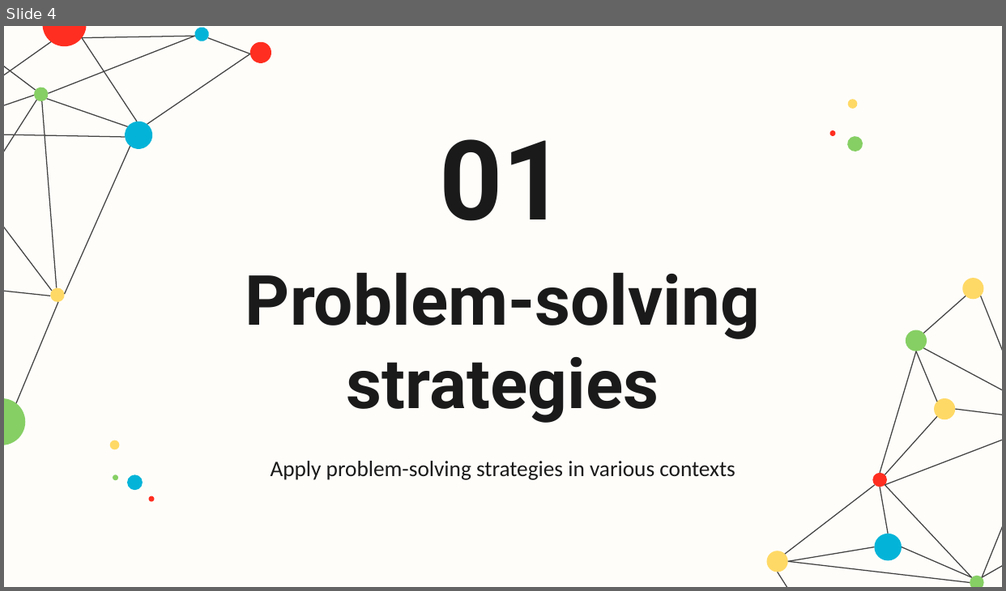
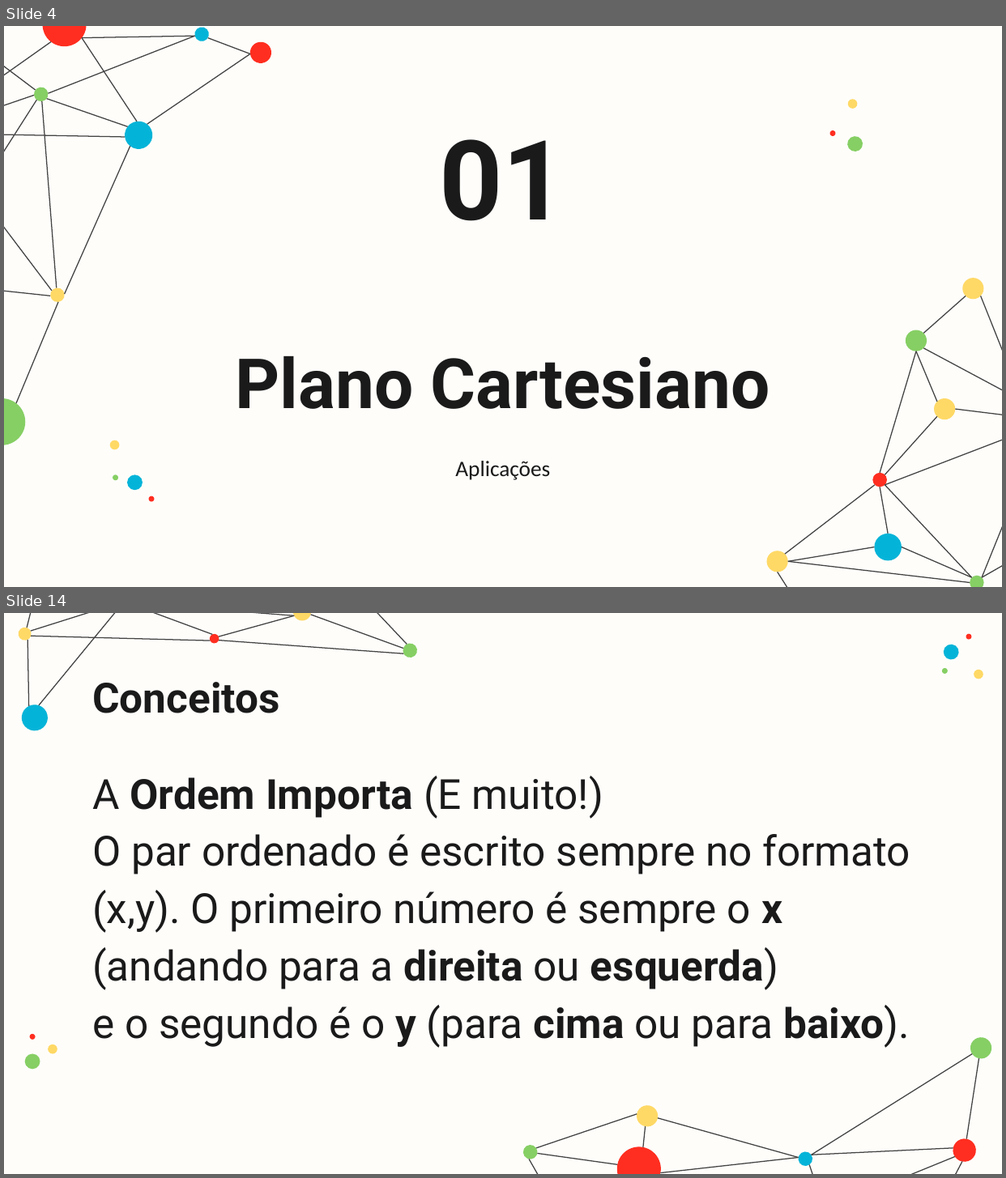
Before and after one commit to danhpaiva/una-teach-mca-202602, a slide deck: slide/teorica/05/05.mc.pptx. Shown one above the other, each under a label of ours: slide 4 before the commit, slides 4 and 14 after it; the slides between them are not shown. The pictures are 1006x591 and 1006x1178 pixels, drawn with LibreOffice and Linux fonts; fonts in the diff are those of the drawing. Boxes give left, top, right and bottom in pixels: in the first picture for what was removed or moved away, otherwise in the second. Text is boxed around its words. In the diff, an @@ line names an element or a change of style, - is before the commit and + after.

```diff
--- a/slide/teorica/05/05.mc.pptx
+++ b/slide/teorica/05/05.mc.pptx
@@ slide 14 added at <box>4,613,1002,1174</box>, background #FEFDFA @@
@@ title added at <box>92,682,279,713</box>, 30 pt, text #1A1A1A, bold @@
+Conceitos
@@ group added at <box>25,634,983,1069</box>: 7 ellipses @@
@@ subtitle added at <box>92,776,910,1048</box>, 30 pt, text #1A1A1A @@
+A Ordem Importa (E muito!)
+O par ordenado é escrito sempre no formato (x,y). O primeiro número é sempre o x (andando para a direita ou esquerda)
+e o segundo é o y (para cima ou para baixo).
@@ group added at <box>16,613,995,1174</box>: 23 lines, 11 ellipses @@
@@ slide 4 changed as well @@
@@ title at <box>235,356,770,409</box>: text changed @@
-Problem-solving strategies
+Plano Cartesiano
@@ subtitle at <box>455,461,550,480</box>: text changed @@
-Apply problem-solving strategies in various contexts
+Aplicações
```
Also in this commit, not shown: 1 other slide changed, 30 other slides added, 5 slides removed, 1 other file.
